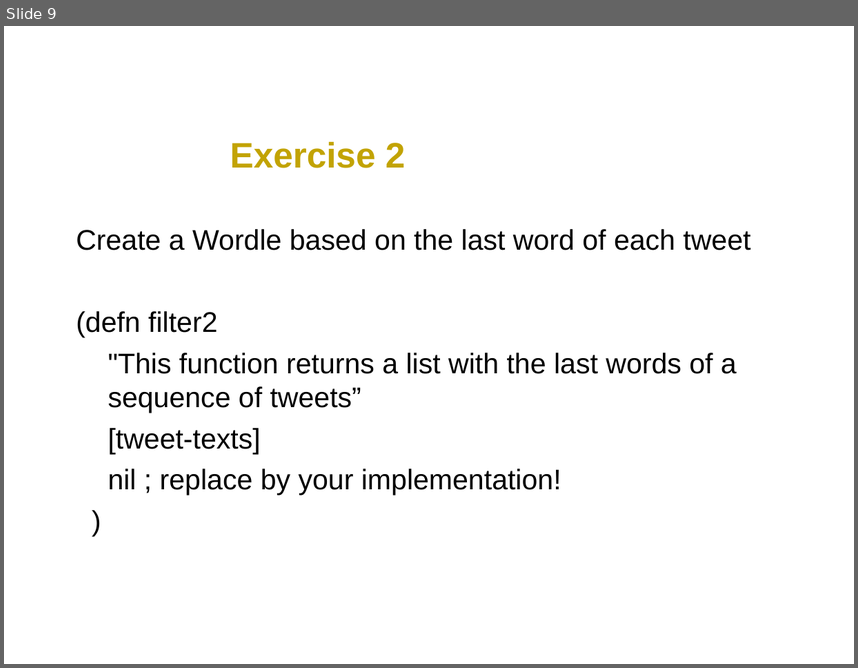
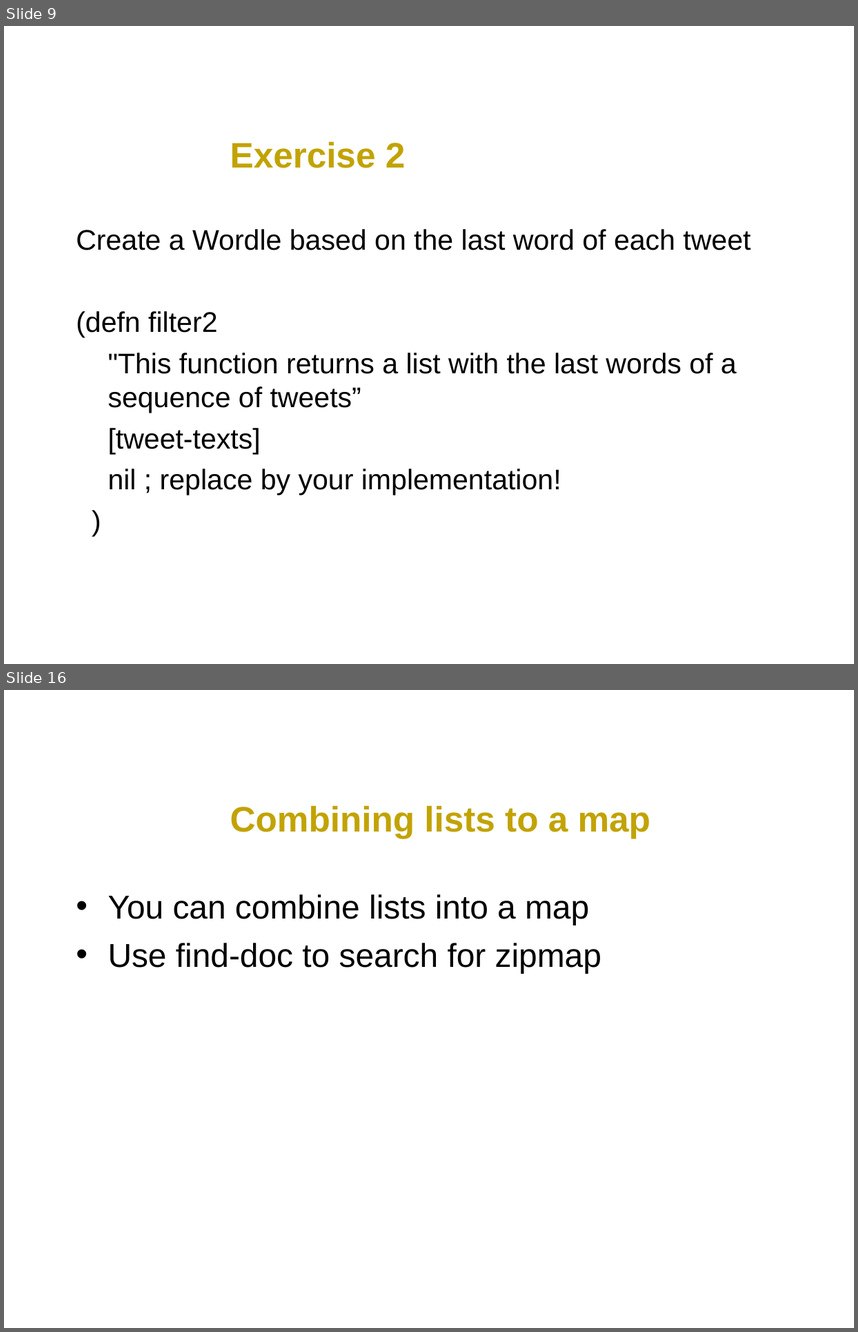
Before and after one commit to svdberg/ClojureJFall2011, a slide deck: ClojureWorkshop.ppt. Shown one above the other, each under a label of ours: slide 9 before the commit, slides 9 and 16 after it; the slides between them are not shown. The pictures are 858x668 and 858x1332 pixels, drawn with LibreOffice and Linux fonts; fonts in the diff are those of the drawing; background and template pictures are left out. Boxes give left, top, right and bottom in pixels: in the first picture for what was removed or moved away, otherwise in the second. Text is boxed around its words. In the diff, an @@ line names an element or a change of style, - is before the commit and + after.

```diff
--- a/ClojureWorkshop.ppt
+++ b/ClojureWorkshop.ppt
@@ slide 16 added at (x1=4, y1=690, x2=854, y2=1328), background #FFFFFF @@
@@ title added at (x1=230, y1=805, x2=651, y2=839), 30 pt, text #C2A303, bold @@
+Combining lists to a map
@@ text added at (x1=108, y1=894, x2=602, y2=973), 28 pt, text #000000 @@
+• You can combine lists into a map
+• Use find-doc to search for zipmap
```
Also in this commit, not shown: 1 slide changed, 9 other slides added, 2 slides removed, 2 other files.
